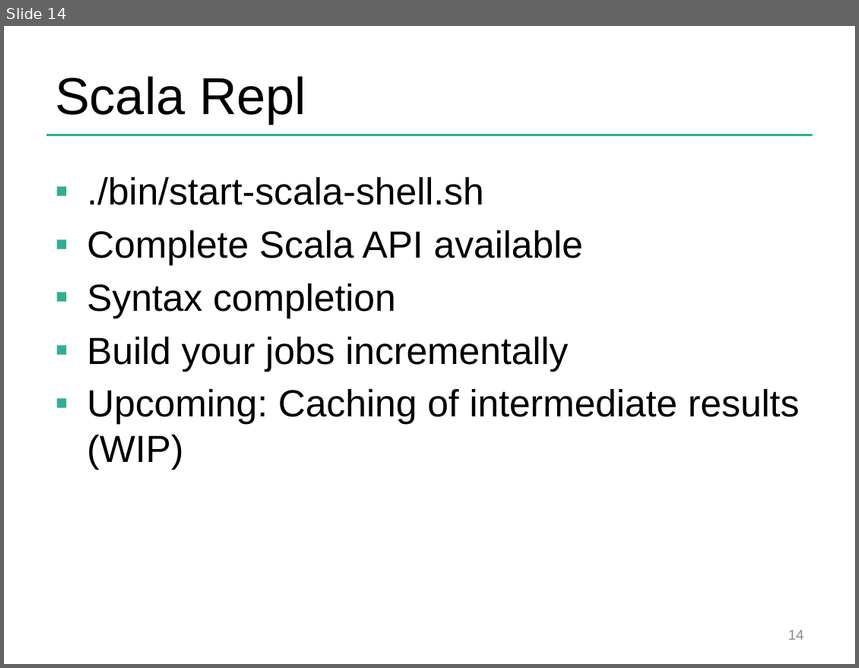
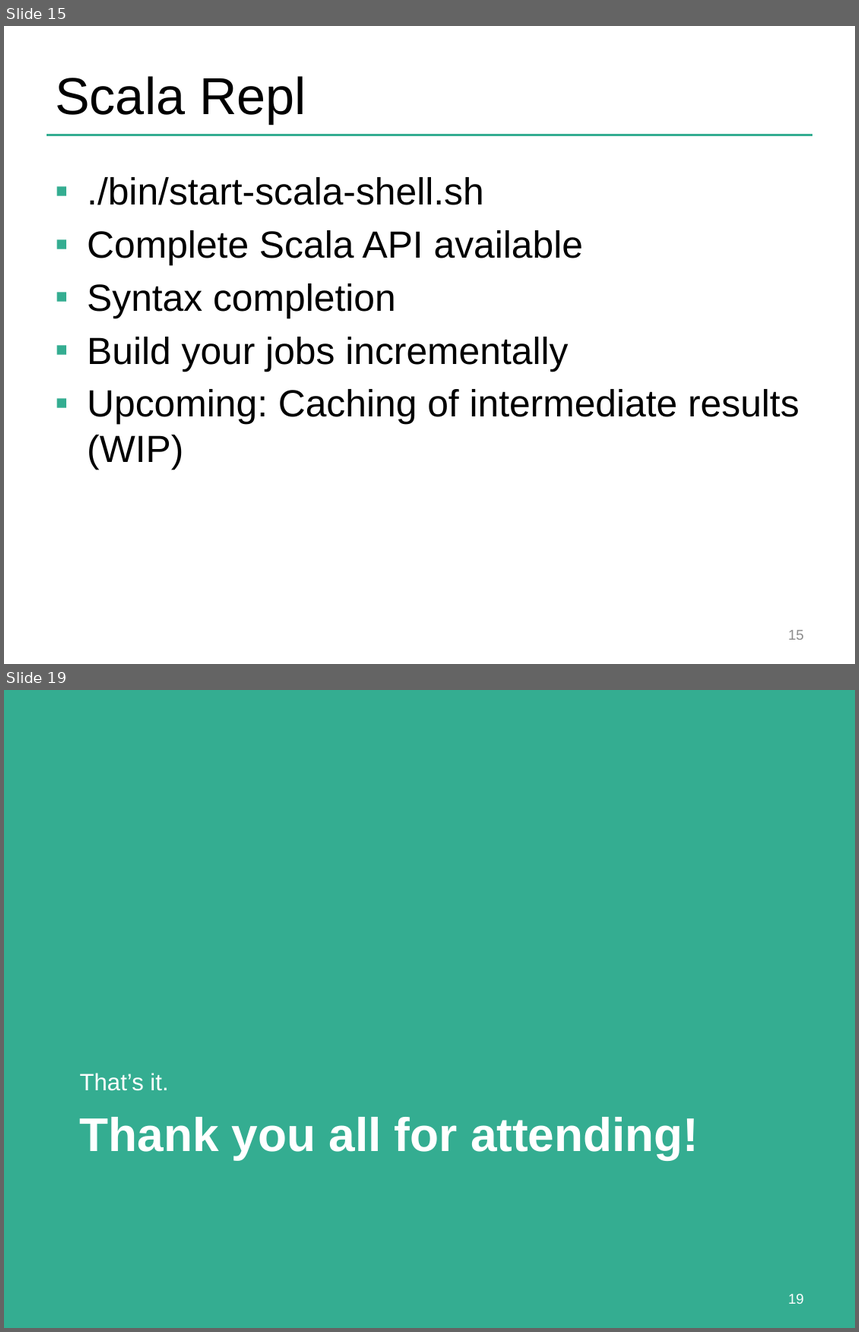
Before and after one commit to dataArtisans/flink-training-web, a slide deck: slides/closing.pptx. Shown one above the other, each under a label of ours: slide 14 before the commit, slides 15 and 19 after it; the slides between them are not shown. The pictures are 859x668 and 859x1332 pixels, drawn with LibreOffice and Linux fonts; fonts in the diff are those of the drawing; background and template pictures are left out. Boxes give left, top, right and bottom in pixels: in the first picture for what was removed or moved away, otherwise in the second. Text is boxed around its words. In the diff, an @@ line names an element or a change of style, - is before the commit and + after.

```diff
--- a/slides/closing.pptx
+++ b/slides/closing.pptx
@@ slide 19 added at [4,690,855,1328], background #34AD91 @@
@@ text added at [80,1073,168,1091], 20 pt, text #FFFFFF @@
+That’s it.
@@ title added at [80,1117,699,1160], 40 pt, text #FFFFFF, bold @@
+Thank you all for attending!
@@ page number added at [788,1294,804,1304], 12 pt, text #FFFFFF @@
+19
@@ what was slide 14 is now slide 15 @@
@@ page number at [788,630,804,640]: text changed @@
-14
+15
```
Also in this commit, not shown: 4 slides changed, 4 other slides added, 2 slides removed, 5 other files.
